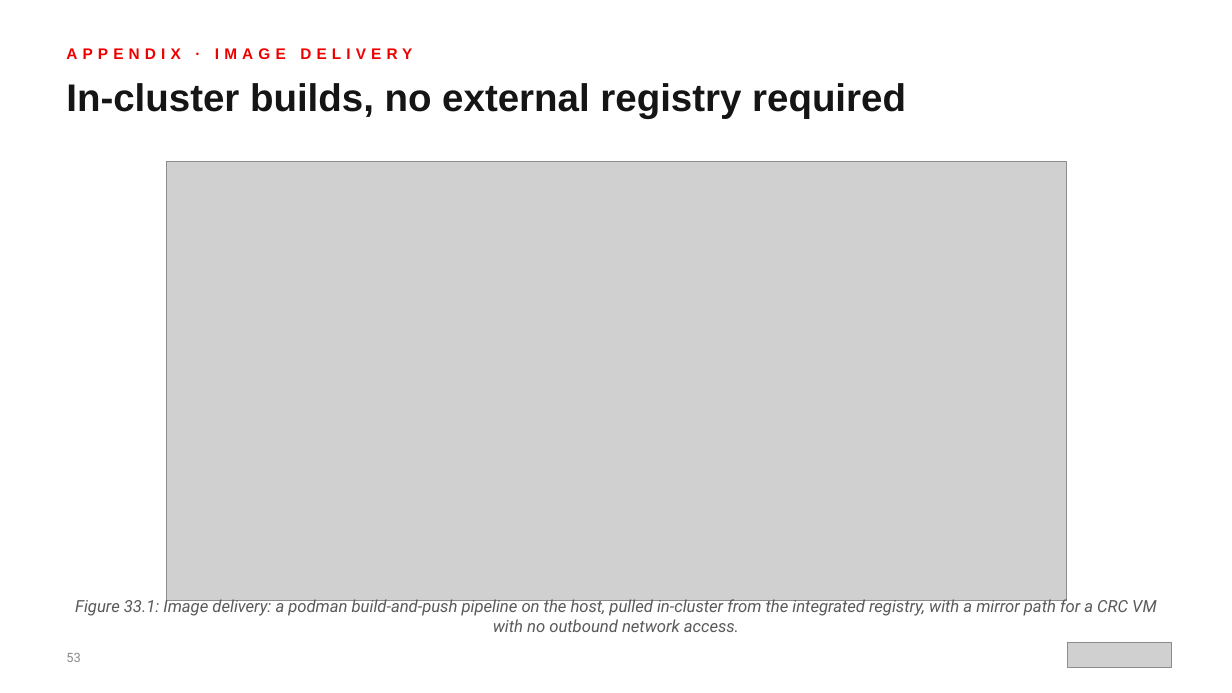
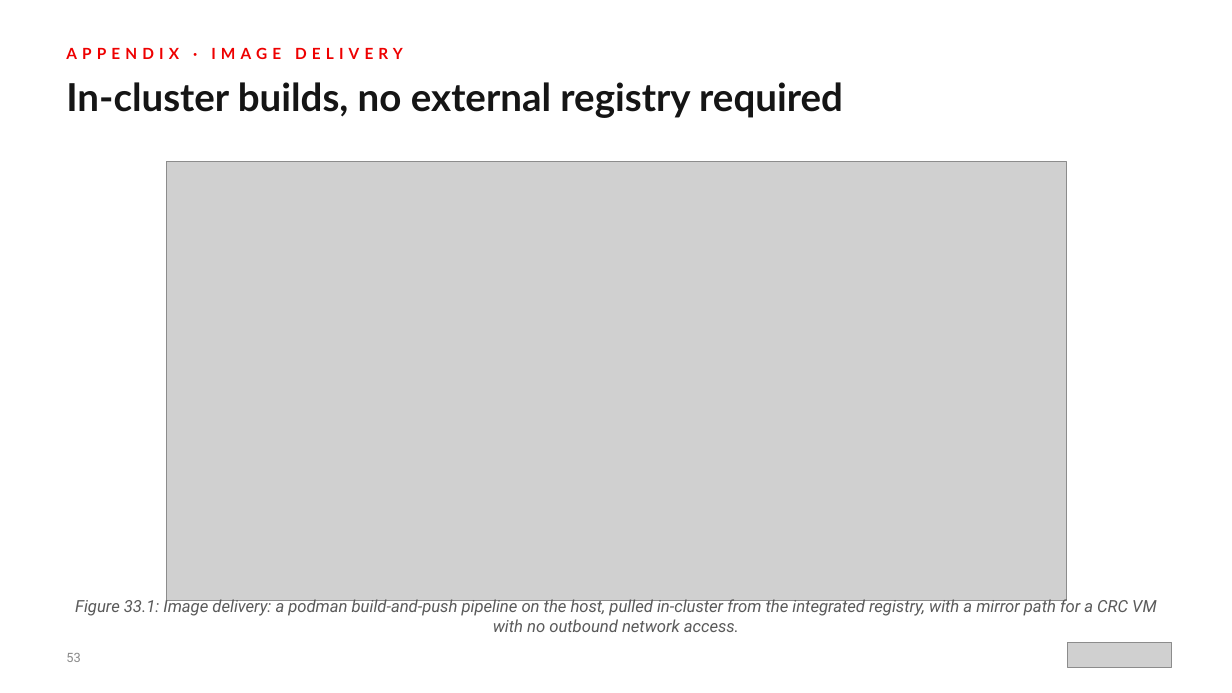
Before and after one commit to patterncatalyst/modernizing-enterprise-applications-python, a slide deck: slide 53 of presentation/modernizing-201/Modernizing-201-r1.1.pptx. Drawn at 1232x693 pixels with LibreOffice and Linux fonts; fonts in the diff are those of the drawing; grey boxes stand for pictures. Boxes give left, top, right and bottom in pixels: in the first picture for what was removed or moved away, otherwise in the second. Text is boxed around its words. In the diff, an @@ line names an element or a change of style, - is before the commit and + after.

```diff
--- a/presentation/modernizing-201/Modernizing-201-r1.1.pptx
+++ b/presentation/modernizing-201/Modernizing-201-r1.1.pptx
@@ text "APPENDIX · IMAGE DELIVERY" at bbox=[66, 47, 403, 59]: font Arial to Lato @@
@@ text "In-cluster builds, no external registry ..." at bbox=[66, 82, 843, 118]: font Arial to Lato @@
```
Also in this commit, not shown: 82 other slides changed, 8 other files.
